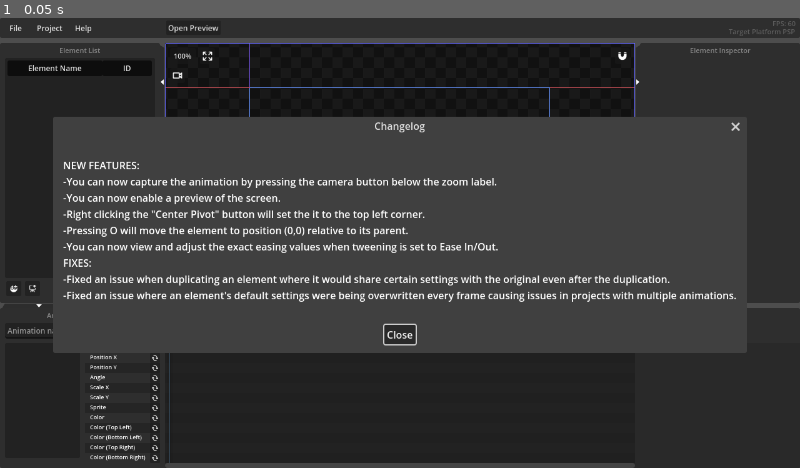
Above: before the commit, frame 1.
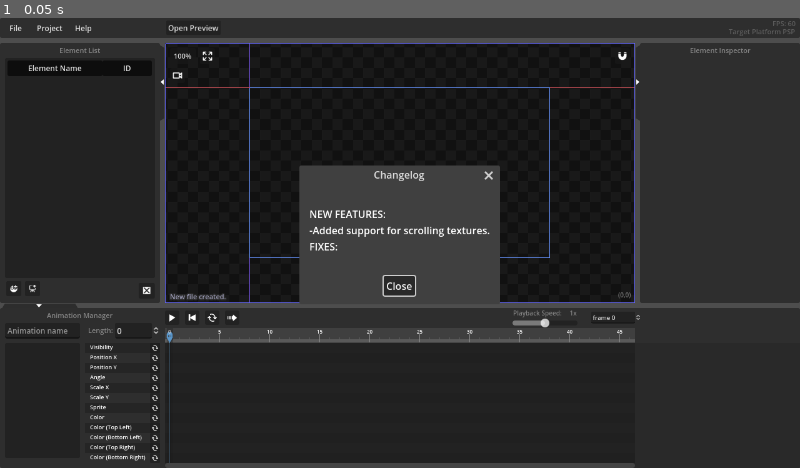
Above: after the commit, the same moment.

Repository: ArMM1998/PuyoEdit
Game: Godot game, scene res://main_scene.tscn
The game is run twice, just before and just after one commit, with the same random seed, the same clock (stepped at 60 frames per second) and the same inputs.
Inputs:
- Up to frame 1 (0.05 s): no input

The runs differ from the first frame. In frame 1, 26% of the frame differs, in the area x 6-93%, y 22-75%.

Commit message:
update 2/23/24

Diff:
--- a/Classes/puyoCrop.gd
+++ b/Classes/puyoCrop.gd
@@ -1,11 +1,14 @@
 class_name PuyoSprite
 
 var cropping_positions = [0.0,0.0,0.0,0.0]
-
+var texture_size = Vector2()
 var texture = AtlasTexture.new()
 var texIDX = 0
+var og_texture
 
 func setOgTexture(newtexture : Texture2D, idx : int):
+	og_texture = newtexture
+	texture_size = newtexture.get_size()
 	texture.atlas = newtexture
 	texture.filter_clip = false
 	texIDX = idx
--- a/Classes/puyoElement.gd
+++ b/Classes/puyoElement.gd
@@ -13,7 +13,7 @@
 var flipX = false : set = setFlipX
 var flipY = false : set = setFlipY
 
-#var sprite_index_list : set = setSpriteIndexList
+var sprite_crop_list : set = setSpriteCropList
 
 var inherit_position = [true, true] : set = setInheritPosition
 var inherit_scale = [true, true] : set = setInheritScale
@@ -225,10 +225,49 @@
 	else:
 		return get_root_parent(child.get_parent())
 
+var interpolatedSprite
+
+var spriteindex_range = [0,0]
+signal requestspritecroplist
 func update():
+
+
+
 	if sprite_list.size() > 0:
 		if sprite_index != -1 and sprite_index < sprite_list.size():
-			sprite_rect.texture = sprite_list[sprite_index]
+			if sprite_index != round(sprite_index):
+				if not sprite_crop_list:
+					requestspritecroplist.emit(self)
+				else:
+					var startingSprite
+					for sprite in sprite_crop_list:
+						if sprite.texture == sprite_list[spriteindex_range[0]]:
+							startingSprite = sprite
+							break
+
+					var endingSprite
+
+					for sprite in sprite_crop_list:
+						if sprite.texture == sprite_list[spriteindex_range[1]]:
+							endingSprite = sprite
+							break
+
+					if not interpolatedSprite:
+						interpolatedSprite = PuyoSprite.new()
+
+					var scaled_sprite_index = (sprite_index - spriteindex_range[0]) / (spriteindex_range[1] - spriteindex_range[0])
+					var posx0 = lerpf(startingSprite.cropping_positions[0], endingSprite.cropping_positions[0], scaled_sprite_index)
+					var posx1 = lerpf(startingSprite.cropping_positions[2], endingSprite.cropping_positions[2], scaled_sprite_index)
+					var posy0 = lerpf(startingSprite.cropping_positions[1], endingSprite.cropping_positions[1], scaled_sprite_index)
+					var posy1 = lerpf(startingSprite.cropping_positions[3], endingSprite.cropping_positions[3], scaled_sprite_index)
+					interpolatedSprite.setOgTexture(startingSprite.og_texture, startingSprite.texIDX)
+					interpolatedSprite.setCrop([posx0, posy0,
+												posx1, posy1])
+
+					sprite_rect.texture = interpolatedSprite.texture
+
+			else:
+				sprite_rect.texture = sprite_list[sprite_index]
 		else:
 			sprite_rect.texture = null_texture
 	else:
@@ -248,7 +287,7 @@
 	if given_time > upper_range_time:
 		return 1
 	else:
-		return interpolation_ratio
+		return float(interpolation_ratio)
 
 func animate(current_time, anim_idx, screen_size, loop_update_fix = false):
 
@@ -312,7 +351,7 @@
 													next_kf["data"]["alpha"]/255.0), linearInterpolation(time, current_kf["timestamp"], next_kf["timestamp"]))
 					#print(value)
 
-				elif current_kf["tweening"] == 0 or (animation["Motion"] == "hide" or animation["Motion"] == "sprite_index"):
+				elif current_kf["tweening"] == 0 or (animation["Motion"] == "hide"):
 					value = current_kf["data"]
 
 				elif current_kf["tweening"] == 1:
@@ -342,6 +381,7 @@
 					setAngle(-value)
 
 				elif animation["Motion"] == "sprite_index":
+					spriteindex_range = [current_kf["data"], next_kf["data"]]
 					setSpriteIndex(value)
 
 				elif animation["Motion"] == "rgba":
@@ -404,8 +444,8 @@
 	self.sprite_rect.flip_v = value
 	shader_material.set_shader_parameter("flipy", flipY)
 
-#func setSpriteIndexList(value):
-#	sprite_index_list = value
+func setSpriteCropList(value):
+	sprite_crop_list = value
 
 func setInheritPosition(value):
 	inherit_position = value
--- a/scripts/main.gd
+++ b/scripts/main.gd
@@ -1,17 +1,11 @@
 extends Node2D
 
-var current_version = "0.7.0"
+var current_version = "0.7.1"
 
 var changelog = "
 NEW FEATURES:
-	-You can now capture the animation by pressing the camera button below the zoom label.
-	-You can now enable a preview of the screen.
-	-Right clicking the \"Center Pivot\" button will set the it to the top left corner.
-	-Pressing O will move the element to position (0,0) relative to its parent.
-	-You can now view and adjust the exact easing values when tweening is set to Ease In/Out.
+	-Added support for scrolling textures.
 FIXES:
-	-Fixed an issue when duplicating an element where it would share certain settings with the original even after the duplication.
-	-Fixed an issue where an element's default settings were being overwritten every frame causing issues in projects with multiple animations.
 
 "
 
@@ -162,7 +156,6 @@
 
 	# warning-ignore:return_value_discarded
 	get_tree().get_root().connect("size_changed", Callable(self, "windowResize"))
-	windowResize()
 
 	$Layer1_Canvas/CanvasViewport.updateObjectPositions()
 	if FileAccess.file_exists(OS.get_user_data_dir() + "/backup.json"):
@@ -172,13 +165,7 @@
 	else:
 		newFile()
 
-	#Just a bit of fun because why not lol
-	if user_settings["boot_up_times"] == 2424:
-		user_settings["boot_up_times"] += 1
-	else:
-		status_message.displayMessage("Animation Editor initialized.", true)
-		user_settings["boot_up_times"] += 1
-
+	windowResize()
 
 func animate():
 	for layer in LayerList:
@@ -1297,8 +1284,10 @@
 
 		status_message.displayMessage("New element created.")
 		var puyoElement = PuyoElement.new()
+		puyoElement.requestspritecroplist.connect(assign_spritecroplist)
 		var newName = ensure_unique_element_name("NewElement")
 		puyoElement.setName(newName)
+		puyoElement.setSpriteCropList(spriteCropList)
 		puyoElement.setTransformHelper($Layer1_Canvas/CanvasViewport/SubViewportContainer/SubViewport/Center/Canvas/transformhelper)
 		var parent_elem = -1
 		if parent != -1:
@@ -1860,7 +1849,9 @@
 		duplicatedElement.animation_list = element.animation_list.duplicate(true)
 		duplicatedElement.defaultSettings = element.defaultSettings.duplicate(true)
 		duplicatedElement.transform_helper = $Layer1_Canvas/CanvasViewport/SubViewportContainer/SubViewport/Center/Canvas/transformhelper
-
+		duplicatedElement.spriteindex_range = element.spriteindex_range.duplicate(true)
+		duplicatedElement.setSpriteCropList(spriteCropList)
+		duplicatedElement.requestspritecroplist.connect(assign_spritecroplist)
 		LayerList[selected_layer].insert(element.id+1, duplicatedElement)
 		updateElementIDs()
 		selected_element = duplicatedElement.id
@@ -2025,3 +2016,6 @@
 	$Layer1_Canvas/CanvasViewport/Window.position = get_viewport_rect().size /2 - Vector2($Layer1_Canvas/CanvasViewport/Window.size.x, $Layer1_Canvas/CanvasViewport/Window.size.y)/2
 	$Layer1_Canvas/CanvasViewport/SubViewportContainer/SubViewport/Center/Canvas/extra_cam_container/extra_cam_viewport/extra_cam.enabled = true
 	$Layer1_Canvas/CanvasViewport/Window.popup()
+
+func assign_spritecroplist(element):
+	element.setSpriteCropList(spriteCropList)
--- a/scripts/panel_bottom.gd
+++ b/scripts/panel_bottom.gd
@@ -539,16 +539,16 @@
 					var track_name = trackName[selected_track]
 
 					if track_name == "posx":
-						$keyframeSettings/curvePanel/curve/ease_in.step = 0.5/owner.project_settings["screen_size"][0]
-						$keyframeSettings/curvePanel/curve/ease_out.step = 0.5/owner.project_settings["screen_size"][0]
+						$keyframeSettings/curvePanel/curve/ease_in.step = 0.01/owner.project_settings["screen_size"][0]
+						$keyframeSettings/curvePanel/curve/ease_out.step = 0.01/owner.project_settings["screen_size"][0]
 					elif track_name == "posy":
 						$keyframeSettings/curvePanel/curve/ease_in.step = 1/owner.project_settings["screen_size"][1]
 						$keyframeSettings/curvePanel/curve/ease_out.step = 1/owner.project_settings["screen_size"][1]
 					elif track_name == "scalex" or track_name == "scaley":
-						$keyframeSettings/curvePanel/curve/ease_in.step = 0.1
-						$keyframeSettings/curvePanel/curve/ease_out.step = 0.1
+						$keyframeSettings/curvePanel/curve/ease_in.step = 0.01
+						$keyframeSettings/curvePanel/curve/ease_out.step = 0.01
 					else:
-						$keyframeSettings/curvePanel/curve/ease_out.step = 1
+						$keyframeSettings/curvePanel/curve/ease_out.step = 0.01
 					if anim_track["Motion"] == track_name:
 						var keyIDX = 0
 						for keyframe in anim_track["Keyframes"]:
@@ -732,8 +732,7 @@
 				data = element.scaley
 
 			if track_name == "sprite_index":
-				data = element.sprite_index
-				prev_tweening = 0
+				data = round(element.sprite_index)
 
 			if track_name == "rgba":
 				data = {"red": element.color.r8,
@@ -887,10 +886,10 @@
 
 
 		#BAD
-
+		$keyframeSettings/curvePanel/curve/ease_in.value = kf["ease_in"]
+		$keyframeSettings/curvePanel/curve/ease_out.value = kf["ease_out"]
 		if kf["ease_in"] != 0 or kf["ease_out"] != 0:
-			$keyframeSettings/curvePanel/curve/ease_in.value = kf["ease_in"]
-			$keyframeSettings/curvePanel/curve/ease_out.value = kf["ease_out"]
+
 			var easein_y = (kf["ease_in"]/abs(kf["data"] - next_kf["data"])) * (abs(kf["timestamp"] - next_kf["timestamp"])*4)
 			var easeout_y = -(kf["ease_out"]/abs(kf["data"] - next_kf["data"])) * (abs(kf["timestamp"] - next_kf["timestamp"])*4)
 
@@ -935,7 +934,7 @@
 			selected_element = []
 
 		for track in element.animation_list[owner.animation_idx]:
-			if track["Motion"] == "hide" or track["Motion"] == "sprite_index":
+			if track["Motion"] == "hide":
 				for keyframe in track["Keyframes"]:
 					keyframe["tweening"] = 0
 			elif track["Motion"].find("rgba") != -1:
Not shown, added: mai3ACF.tmp
